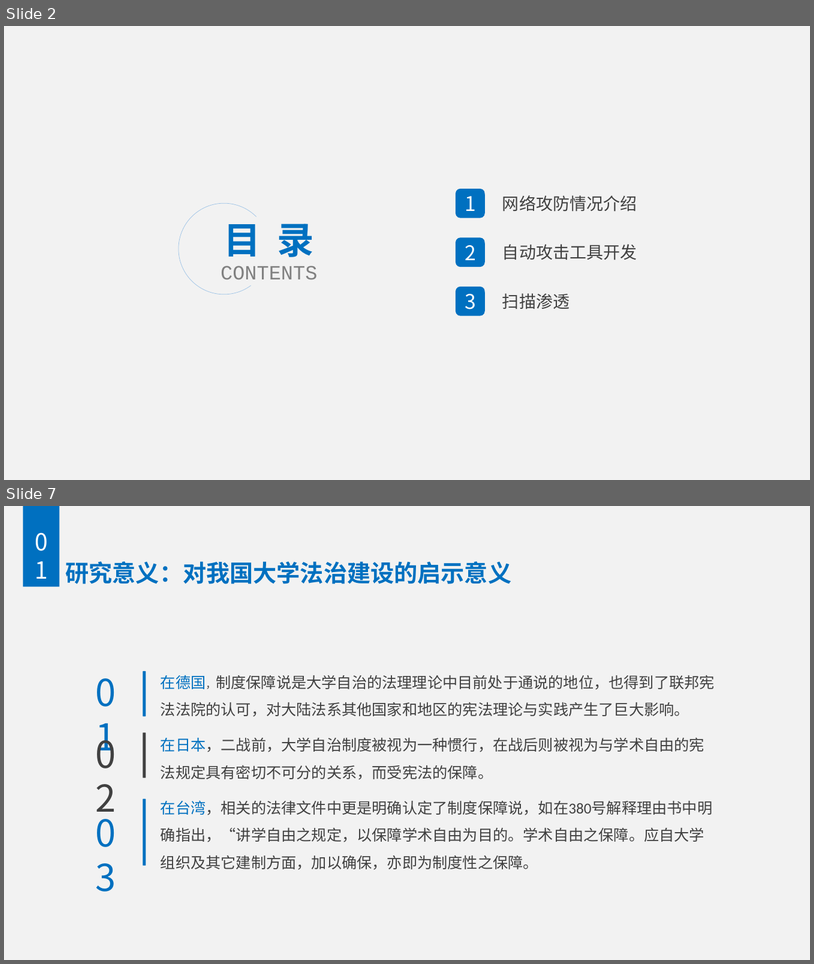
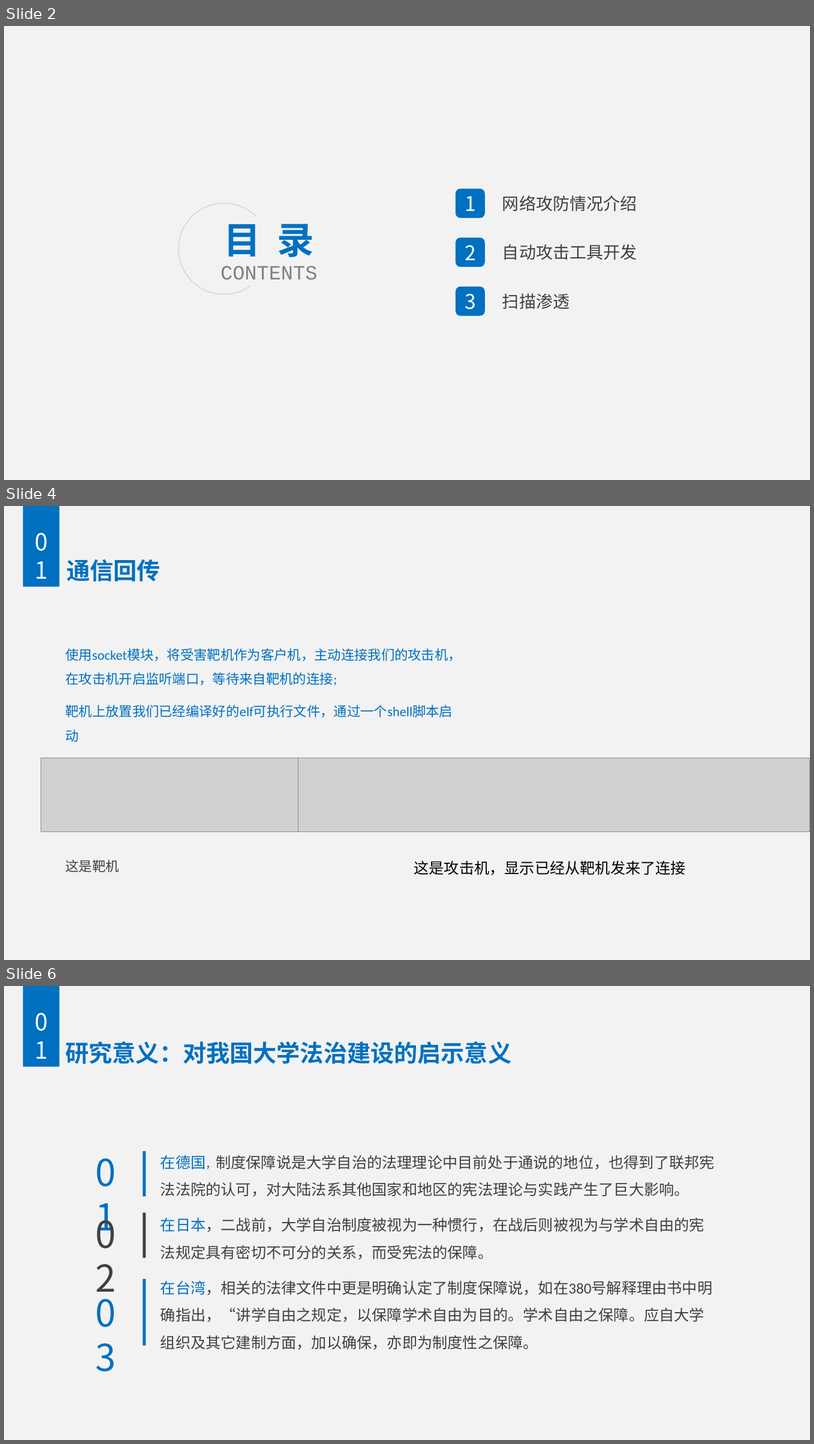
Before and after one commit to Alex0Young/AttackTools, a slide deck: report.pptx. Shown one above the other, each under a label of ours: slides 2 and 7 before the commit, slides 2, 4 and 6 after it; the slides between them are not shown. The pictures are 814x964 and 814x1444 pixels, drawn with LibreOffice and Linux fonts; fonts in the diff are those of the drawing; grey boxes stand for pictures; background and template pictures are left out. Boxes give left, top, right and bottom in pixels: in the first picture for what was removed or moved away, otherwise in the second. Text is boxed around its words. In the diff, an @@ line names an element or a change of style, - is before the commit and + after.

```diff
--- a/report.pptx
+++ b/report.pptx
@@ slide 4 added at <box>4,506,810,960</box>, background #F2F2F2 @@
@@ rounded rectangle added at <box>23,506,59,586</box>, fill #0070C0, 28 pt, text #FFFFFF @@
+01
@@ title added at <box>66,559,161,582</box>, 28 pt, text #0070C0, bold @@
+通信回传
@@ text added at <box>65,648,462,872</box>, 16 pt, text #0070C0 @@
+使用socket模块，将受害靶机作为客户机，主动连接我们的攻击机，在攻击机开启监听端口，等待来自靶机的连接;
+靶机上放置我们已经编译好的elf可执行文件，通过一个shell脚本启动
+这是靶机
@@ picture added at <box>42,757,536,831</box> @@
@@ picture added at <box>299,757,810,831</box> @@
@@ text added at <box>414,860,687,875</box>, 18 pt, text #000000 @@
+这是攻击机，显示已经从靶机发来了连接
@@ what was slide 7 is now slide 6 @@
```
Also in this commit, not shown: 2 slides changed, 1 slide removed.
